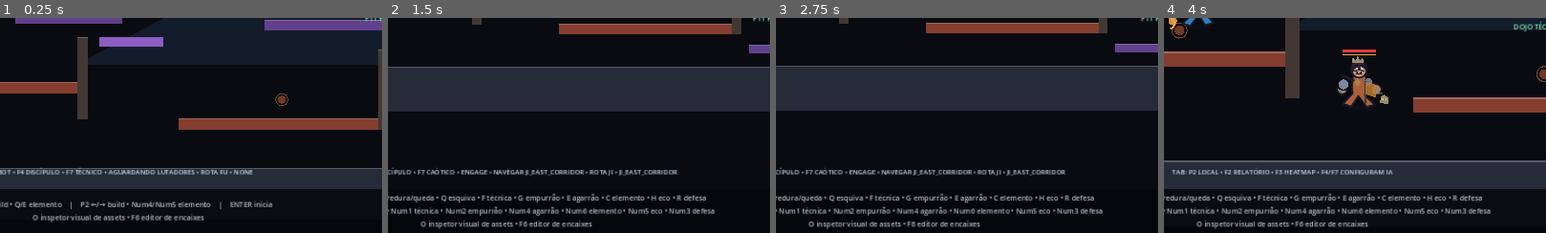
Above: before the commit, frames 1-4 (left to right).
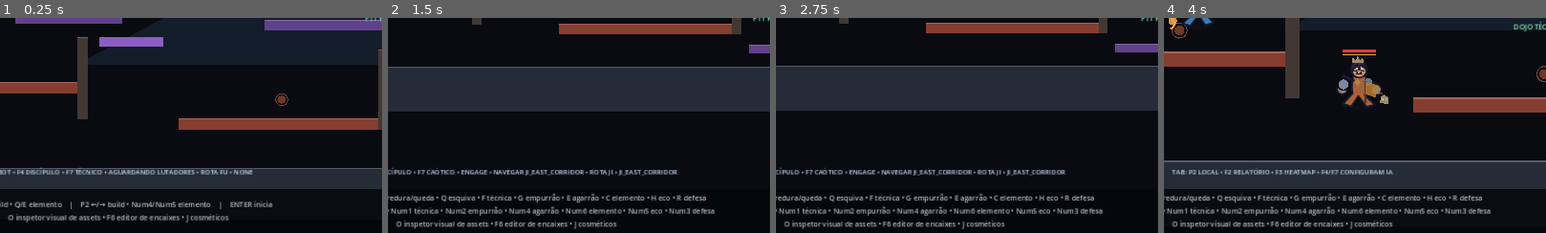
Above: after the commit, the same moments.

Repository: Tehkne-Solutions/taijifu-masters
Game: Godot game, scene res://scenes/main.tscn
Two runs of this game, one before a commit and one after it. Both use one fixed random seed, a clock stepped at 60 frames per second and the inputs below.
Inputs:
- Up to frame 1 (0.25 s): no input
- Up to frame 2 (1.5 s): tap Enter (start_match) at 0.5 s; hold D (p1_right) from 0.53 s (still down); tap K (clear_variant_comparison) at 0.6 s; tap W (p1_jump) at 0.77 s; tap F7 (cycle_bot_personality) at 1.35 s
- Up to frame 3 (2.75 s): tap W (p1_jump) at 1.52 s; release D (p1_right) at 2.03 s; hold A (p1_left) from 2.03 s (still down); tap ] (dojo_next_slot) at 2.1 s
- Up to frame 4 (4 s): release A (p1_left) at 2.78 s; hold D (p1_right) from 2.78 s (still down); tap [ (dojo_previous_slot) at 2.85 s; tap W (p1_jump) at 3.02, 3.77 s; tap F8 (dojo_toggle) at 3.6 s
The pictures show only the part of the screen within x 34-84%, y 50-100%; the shares and areas given below are measured in that part.

The runs differ from the first frame. In frame 1, 0.9% of the frame differs, in the area x 2-60%, y 91-96%; in frame 2, 0.9%, in the area x 2-60%, y 94-99%; in frame 3, 0.9%; in frame 4, 0.9%.

Commit message:
docs(hud): exibir atalho do editor cosmético

Diff:
--- a/scripts/runtime/roster_hud_runtime.gd
+++ b/scripts/runtime/roster_hud_runtime.gd
@@ -12,6 +12,8 @@
 		controls_label.text += "\nO inspetor visual de assets"
 	if not controls_label.text.contains("F6 editor"):
 		controls_label.text += " • F6 editor de encaixes"
+	if not controls_label.text.contains("J cosméticos"):
+		controls_label.text += " • J cosméticos"
 
 func _sync_character_headings() -> void:
 	var player_one: FighterController = main.get("player_one") as FighterController
